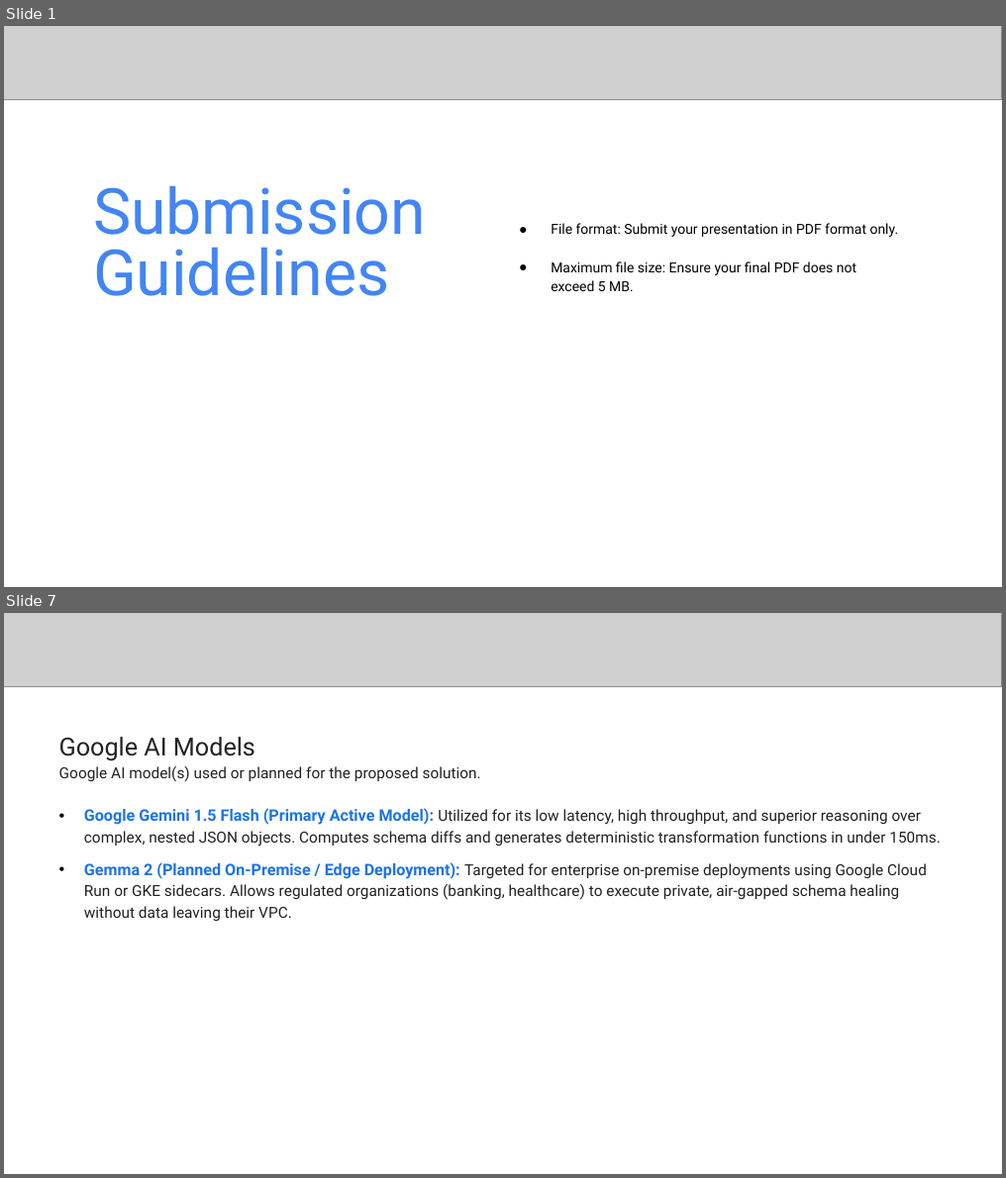
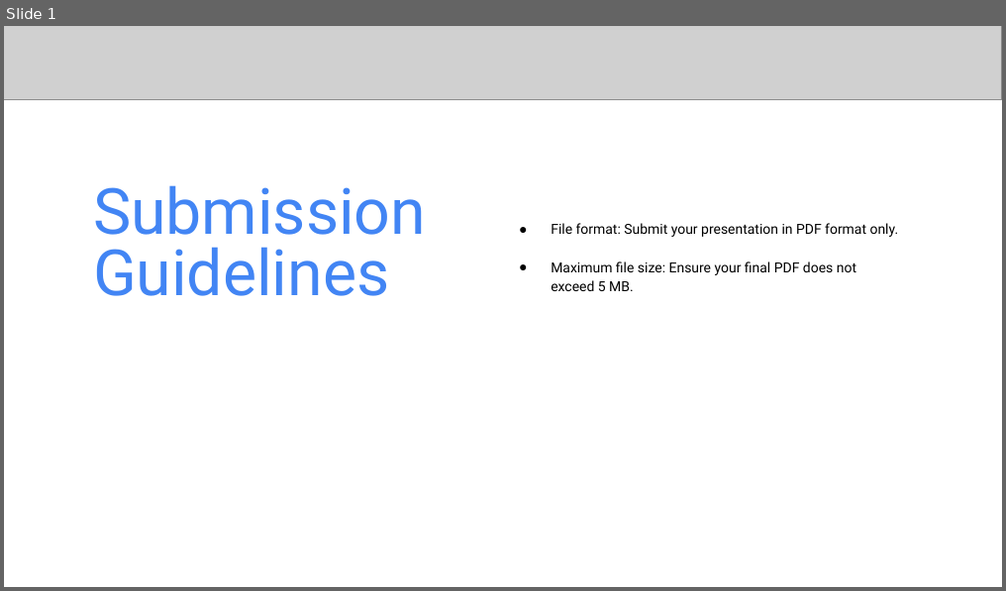
Before and after one commit to Asqi06/Buildathon, a slide deck: Startup_Buildathon_Coders_of_Bharat_AutoPatch.pptx. Shown one above the other, each under a label of ours: slides 1 and 7 before the commit, slide 1 after it; the slides between them are not shown. The pictures are 1006x1178 and 1006x591 pixels, drawn with LibreOffice and Linux fonts; fonts in the diff are those of the drawing; grey boxes stand for pictures. Boxes give left, top, right and bottom in pixels: in the first picture for what was removed or moved away, otherwise in the second. Text is boxed around its words. In the diff, an @@ line names an element or a change of style, - is before the commit and + after.

Commit message:
chore(deck): remove explicit % weights from UI and update pitch deck with clear explanations and live screenshots

```diff
--- a/Startup_Buildathon_Coders_of_Bharat_AutoPatch.pptx
+++ b/Startup_Buildathon_Coders_of_Bharat_AutoPatch.pptx
@@ slide 7 removed at (4, 613, 1002, 1174), background #FFFFFF @@
@@ picture removed at (4, 613, 1002, 687) @@
@@ text removed at (59, 737, 481, 782) @@
-Google AI Models
-Google AI model(s) used or planned for the proposed solution.
@@ text removed at (84, 808, 941, 921) @@
-• Google Gemini 1.5 Flash (Primary Active Model): Utilized for its low latency, high throughput, and superior reasoning over complex, nested JSON objects. Computes schema diffs and generates deterministic transformation functions in under 150ms.
-• Gemma 2 (Planned On-Premise / Edge Deployment): Targeted for enterprise on-premise deployments using Google Cloud Run or GKE sidecars. Allows regulated organizations (banking, healthcare) to execute private, air-gapped schema healing without data leaving their VPC.
```
Also in this commit, not shown: 7 slides added, 6 other slides removed, 4 other files.
